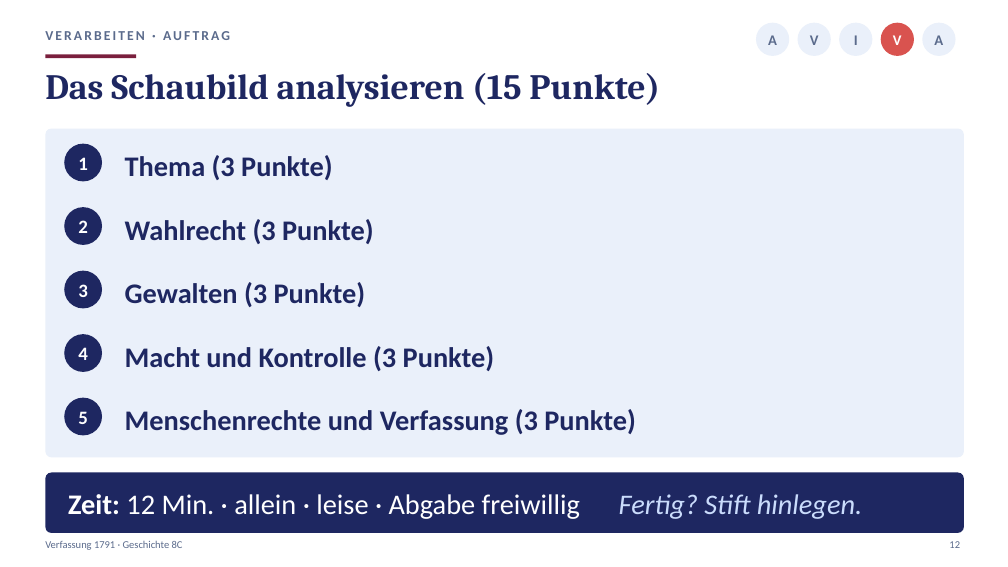
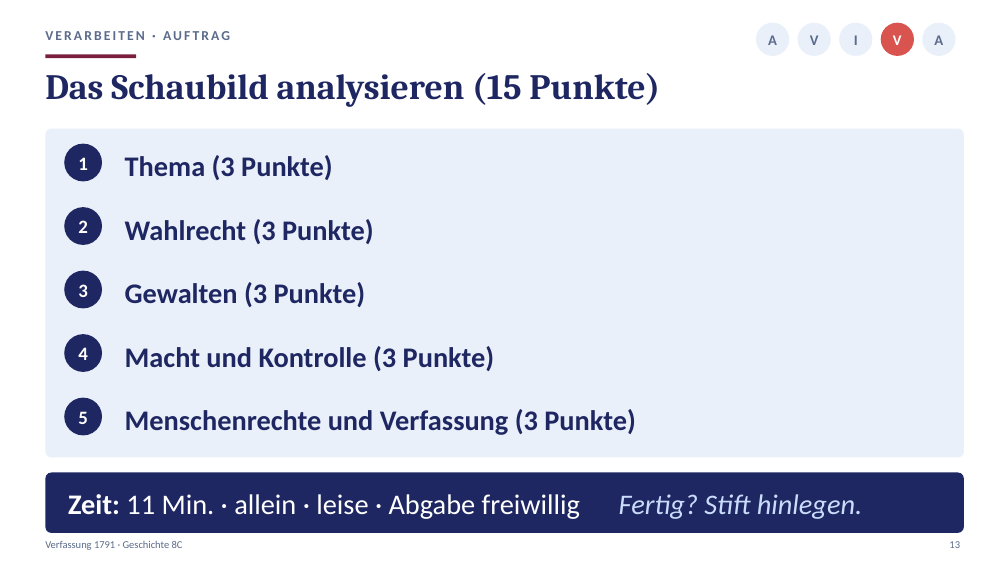
Before and after one commit to golzkonstantin-gif/Schule, a slide deck: slide 13 of Geschichte_8/Stunde5_Verfassung/Praesentation_Stunde5_Verfassung_8C.pptx (slide 12 before the commit). Drawn at 1008x567 pixels with LibreOffice and Linux fonts; fonts in the diff are those of the drawing. Boxes give left, top, right and bottom in pixels: in the first picture for what was removed or moved away, otherwise in the second. Text is boxed around its words. In the diff, an @@ line names an element or a change of style, - is before the commit and + after.

```diff
--- a/Geschichte_8/Stunde5_Verfassung/Praesentation_Stunde5_Verfassung_8C.pptx
+++ b/Geschichte_8/Stunde5_Verfassung/Praesentation_Stunde5_Verfassung_8C.pptx
@@ text at [68,494,862,519]: text changed @@
-Zeit: 12 Min. · allein · leise · Abgabe freiwillig Fertig? Stift hinlegen.
+Zeit: 11 Min. · allein · leise · Abgabe freiwillig Fertig? Stift hinlegen.
```
Also in this commit, not shown: 7 other slides changed, 2 slides added, 1 slide removed, 11 other files.
